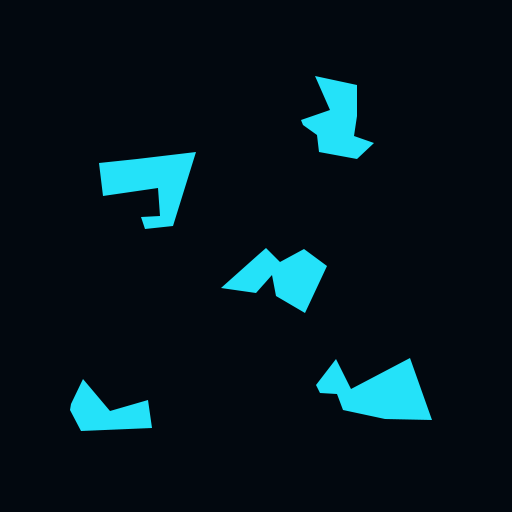
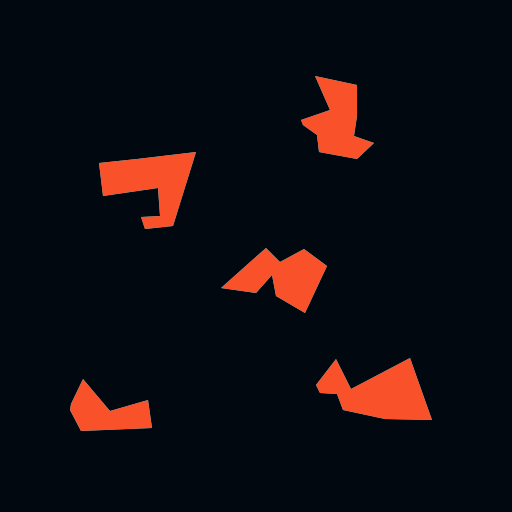
Two versions of the same layered image (512x512). Layer-by-layer changes:
painted on "Layer 2" over [70,76,432,431]
